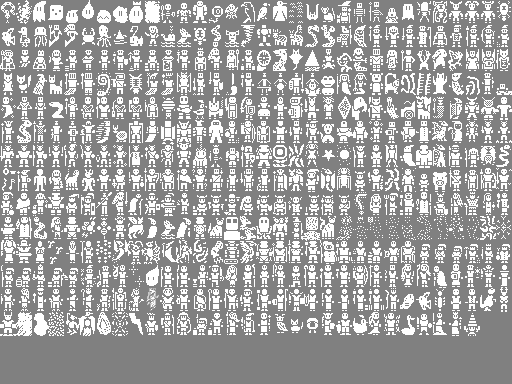
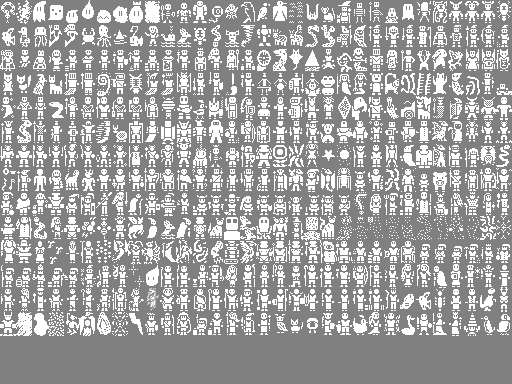
Revision of a layered 512×384 image; what changed, layer by layer:
painted on "creature_sprites.png" over [481, 314, 510, 335]
